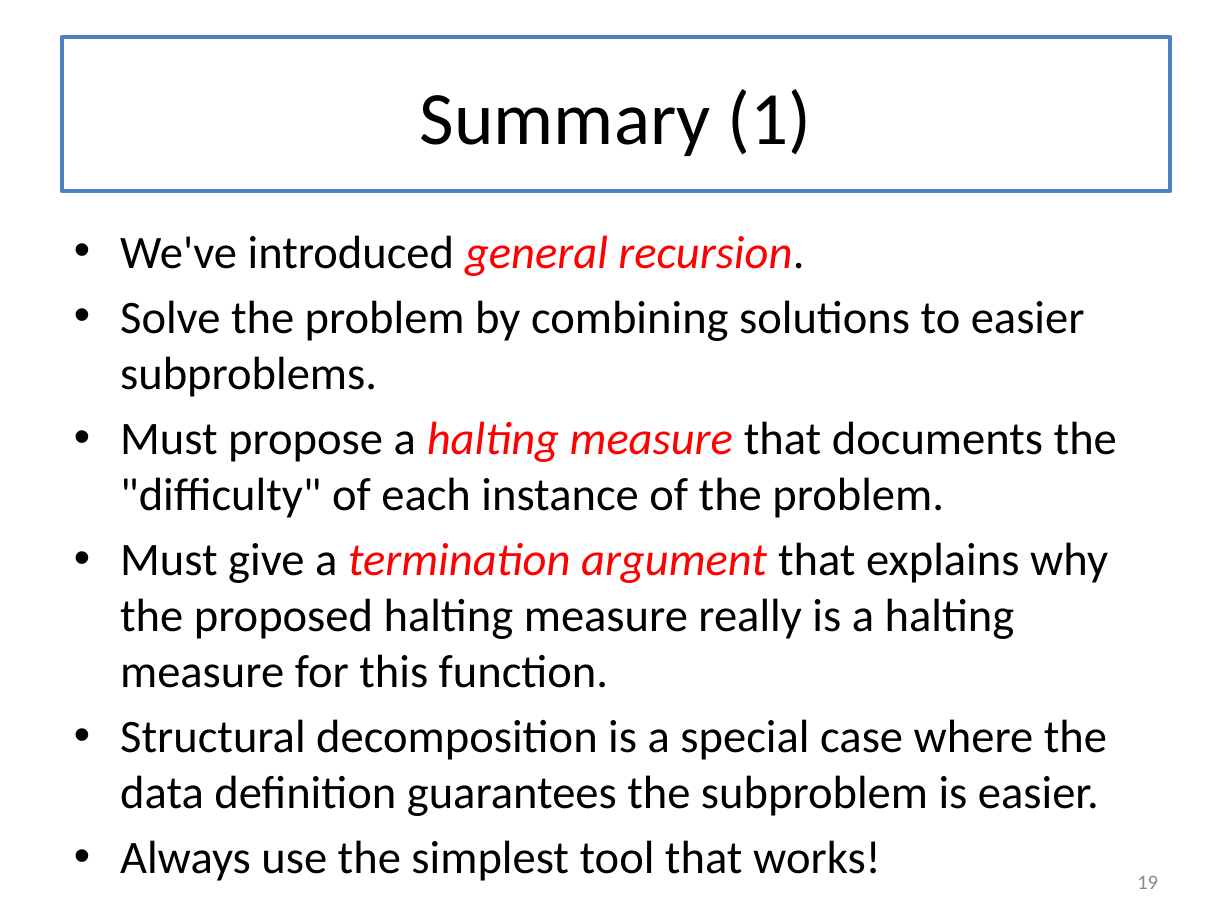
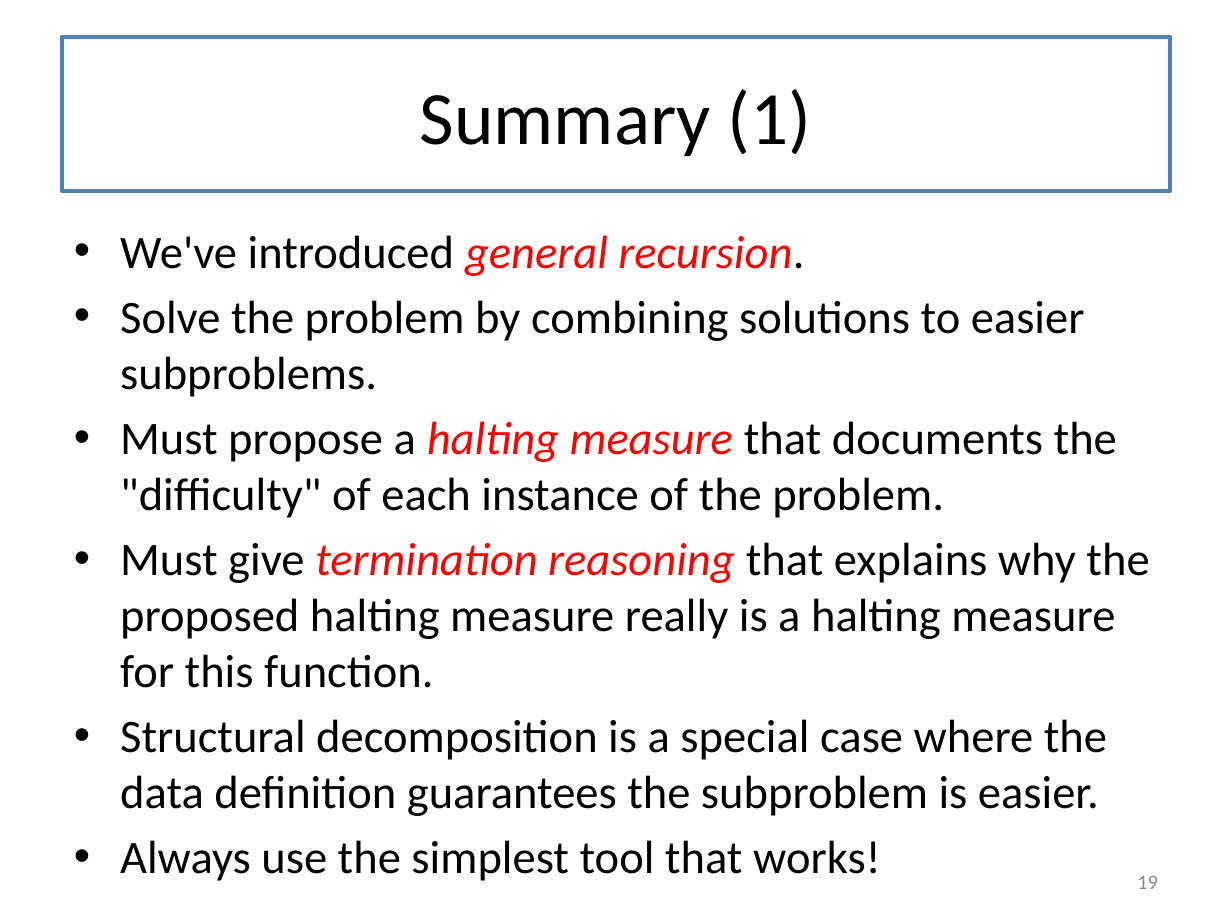
Before and after one commit to mwand/cs5010f16, a slide deck: slide 19 of Slides/Lesson 8.2 Halting Measures.pptx. Drawn at 1232x924 pixels with LibreOffice and Linux fonts; fonts in the diff are those of the drawing. Boxes give left, top, right and bottom in pixels: in the first picture for what was removed or moved away, otherwise in the second. Text is boxed around its words. In the diff, an @@ line names an element or a change of style, - is before the commit and + after.

```diff
--- a/Slides/Lesson 8.2 Halting Measures.pptx
+++ b/Slides/Lesson 8.2 Halting Measures.pptx
@@ text at [120, 542, 1149, 688]: text changed @@
-• Must give a termination argument that explains why the proposed halting measure really is a halting measure for this function.
+• Must give termination reasoning that explains why the proposed halting measure really is a halting measure for this function.
```
Also in this commit, not shown: 12 other slides changed, 2 other files.
